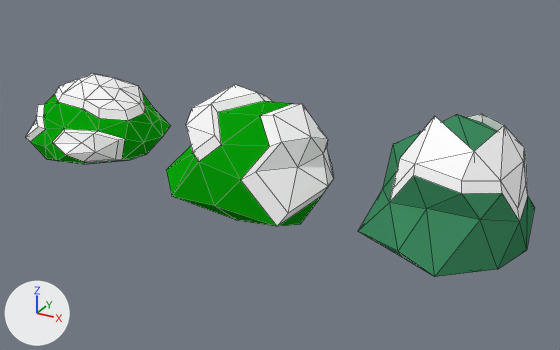
Before and after pictures for a commit that changed the Blender file Assets/Models/Doodads/Snow/snow_bushes.blend.
Both versions are drawn from a 50 mm camera at (10.28, -17.29, 9.41) aimed at (0.77, 0.01, 0.76). Every picture has the same lights, and +X, +Y and +Z are marked at lower left. Mesh edges are drawn as thin lines.

The older version as bpy lines, for what is in view:
```python
me_icosphere_004 = bpy.data.meshes.new('Icosphere.004')
me_icosphere_004.from_pydata(...)  # 62 vertices, 100 faces; spans x -2.43..2.46, y -2.04..2.03, z -1.73..1.77
# faces by material slot: [41, 59]
me_icosphere_004.materials.append(mat_bushes_1)  # green #0aa40a
me_icosphere_004.materials.append(mat_snow)  # white #ffffff
me_icosphere_005 = bpy.data.meshes.new('Icosphere.005')
me_icosphere_005.from_pydata(...)  # 60 vertices, 98 faces; spans x -2.03..1.88, y -2.5..2.13, z -1.75..2.03
# faces by material slot: [62, 36]
me_icosphere_005.materials.append(mat_bushes_2)  # green #3e8b60
me_icosphere_005.materials.append(mat_snow)  # white #ffffff
me_icosphere_006 = bpy.data.meshes.new('Icosphere.006')
me_icosphere_006.from_pydata(...)  # 100 vertices, 166 faces; spans x -2.04..1.96, y -2.1..2.26, z -1.14..1.36
# faces by material slot: [90, 76]
me_icosphere_006.materials.append(mat_bushes_1)  # green #0aa40a
me_icosphere_006.materials.append(mat_snow)  # white #ffffff
ob_bushes1 = bpy.data.objects.new('bushes1', me_icosphere_006)
ob_bushes1.location = (-5.64, 0.0, 1.28)
ob_bushes2 = bpy.data.objects.new('bushes2', me_icosphere_004)
ob_bushes2.location = (0.0, 0.0, 1.28)
ob_bushes3 = bpy.data.objects.new('bushes3', me_icosphere_005)
ob_bushes3.location = (5.67, 0.0, 1.28)
```
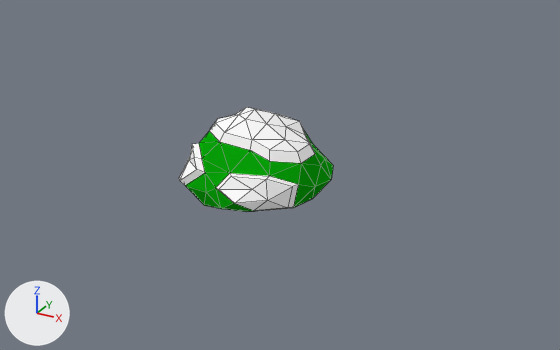
Where the newer file only moved an object's origin or applied its transform, the numbers keep the older frame.

Where the change shows, as pixel boxes [x1, y1, x2, y2] in the pictures (560 x 350 px):
'bushes3', hidden: before [358, 114, 535, 277]
'bushes1', mesh moved: before [26, 73, 170, 164]; after [179, 107, 333, 212]
'bushes2', hidden: before [166, 84, 334, 226]

The change, as a diff of the scene's bpy script:
```diff
--- a/Assets/Models/Doodads/Snow/snow_bushes.blend.py
+++ b/Assets/Models/Doodads/Snow/snow_bushes.blend.py
@@ me_icosphere_006 @@
 me_icosphere_006.from_pydata(...)  # 100 vertices, 166 faces; spans x -2.04..1.96, y -2.1..2.26, z -1.14..1.36
 # used by ob_bushes1; location = (-5.64, 0.0, 1.28)
+# me_icosphere_006 part 1: the whole mesh is moved by (5.8, -0.13, -0.14)
 me_icosphere_006.materials.append(mat_bushes_1)
@@ me_icosphere_005 @@
 me_icosphere_005.from_pydata(...)  # 60 vertices, 98 faces; spans x -2.03..1.88, y -2.5..2.13, z -1.75..2.03
 # used by ob_bushes3; location = (5.67, 0.0, 1.28)
+# me_icosphere_005 part 2: the whole mesh is turned -90 degrees about the x axis through its middle, then moved by (0.09, 2.07, 0.13)
 me_icosphere_005.materials.append(mat_bushes_2)
@@ me_icosphere_004 @@
 me_icosphere_004.from_pydata(...)  # 62 vertices, 100 faces; spans x -2.43..2.46, y -2.04..2.03, z -1.73..1.77
 # used by ob_bushes2; location = (0.0, 0.0, 1.28)
+# me_icosphere_004 part 3: the whole mesh is turned -90 degrees about the x axis through its middle, then moved by (0.0, 1.8, 0.14)
 me_icosphere_004.materials.append(mat_bushes_1)
@@ ob_bushes3 @@
 ob_bushes3 = bpy.data.objects.new('bushes3', me_icosphere_005)
-ob_bushes3.location = (5.67, 0.0, 1.28)
+ob_bushes3.location = (0.0, 0.0, 0.0)
+ob_bushes3.rotation_euler = (1.571, 0.0, 0.0)  # degrees (90, 0, 0)
+ob_bushes3.hide_viewport = True
@@ ob_bushes2 @@
 ob_bushes2 = bpy.data.objects.new('bushes2', me_icosphere_004)
-ob_bushes2.location = (0.0, 0.0, 1.28)
+ob_bushes2.location = (0.0, 0.0, 0.0)
+ob_bushes2.rotation_euler = (1.571, 0.0, 0.0)  # degrees (90, 0, 0)
+ob_bushes2.hide_viewport = True
```
